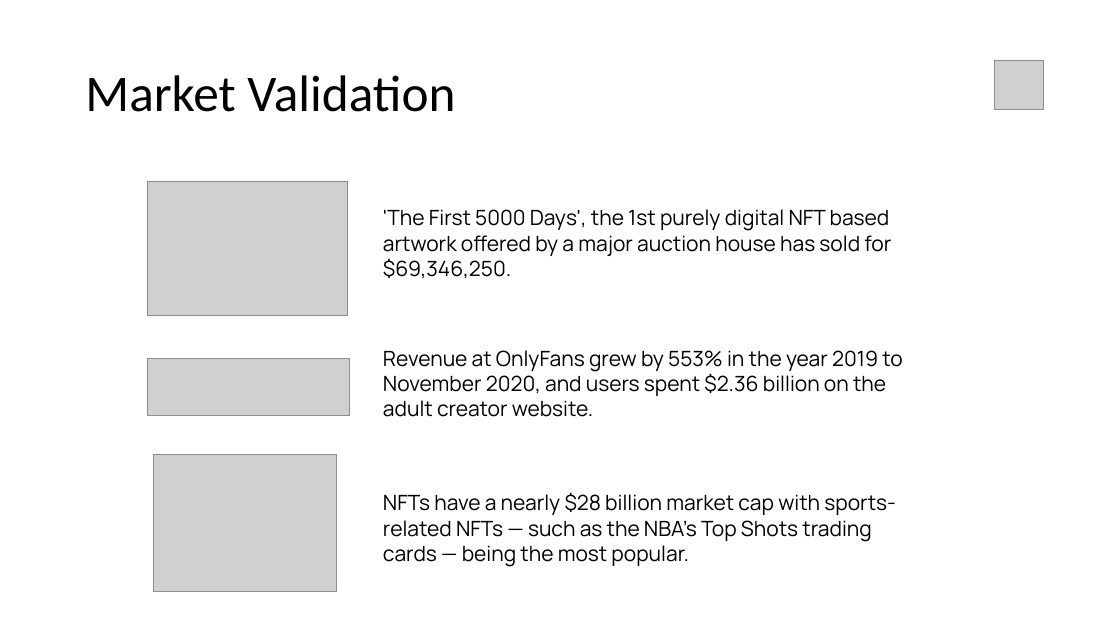
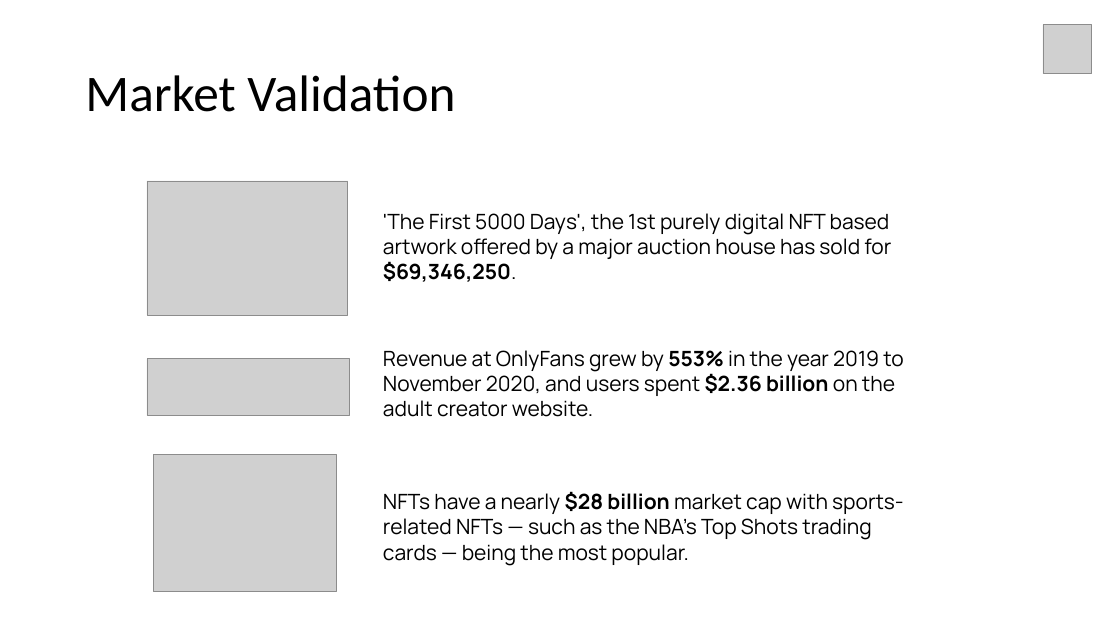
Before and after one commit to own-me/nude-pitch, a slide deck: slide 5 of own-me-pitch.pptx. Drawn at 1120x630 pixels with LibreOffice and Linux fonts; fonts in the diff are those of the drawing; grey boxes stand for pictures. Boxes give left, top, right and bottom in pixels: in the first picture for what was removed or moved away, otherwise in the second. Text is boxed around its words. In the diff, an @@ line names an element or a change of style, - is before the commit and + after.

```diff
--- a/own-me-pitch.pptx
+++ b/own-me-pitch.pptx
@@ picture: place and size @@
-picture at <box>994,60,1043,109</box>
+picture at <box>1044,25,1092,74</box>
@@ text "'The First 5000 Days', the ..." at <box>383,213,891,282</box>: bold on in "$69,346,250." @@
@@ text "Revenue at OnlyFans grew by ..." at <box>383,350,903,417</box>: bold on in "553% $2.36 billion" @@
@@ text "NFTs have a nearly $28 ..." at <box>383,491,904,566</box>: bold on in "$28 billion" @@
```
Also in this commit, not shown: 7 other slides changed.
